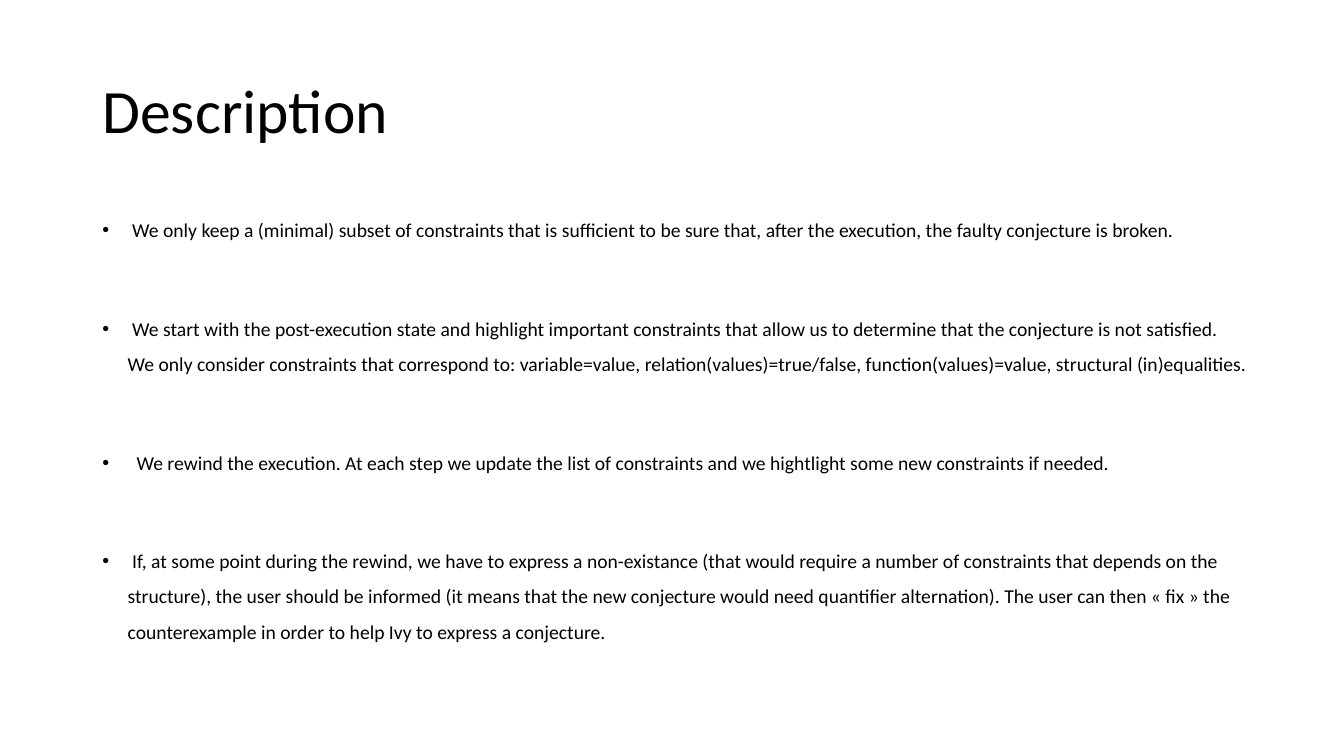
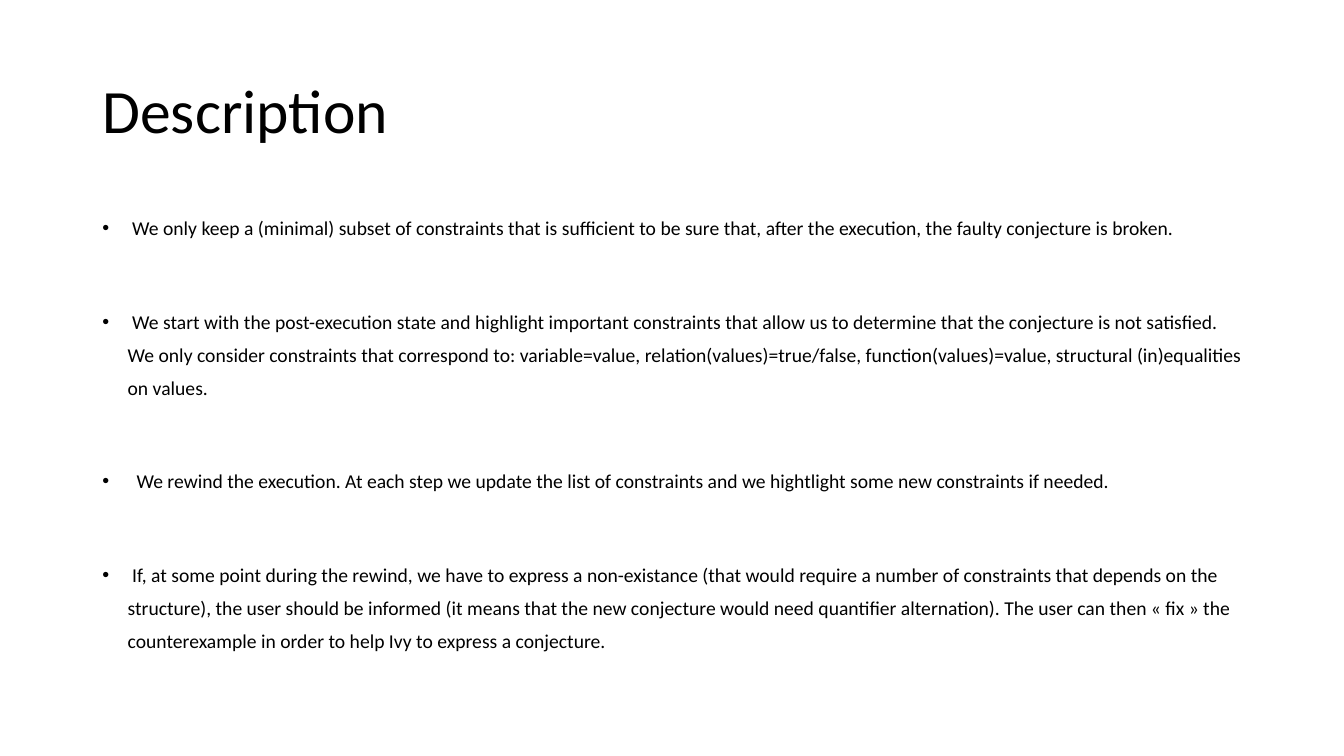
Before and after one commit to tjhance/ivy-research, a slide deck: slide 15 of invariant_synthesis/counterexample_generalization.pptx. Drawn at 1344x756 pixels with LibreOffice and Linux fonts; fonts in the diff are those of the drawing. Boxes give left, top, right and bottom in pixels: in the first picture for what was removed or moved away, otherwise in the second. Text is boxed around its words. In the diff, an @@ line names an element or a change of style, - is before the commit and + after.

```diff
--- a/invariant_synthesis/counterexample_generalization.pptx
+++ b/invariant_synthesis/counterexample_generalization.pptx
@@ text at (128,221,1230,652): line spacing 1.5 to 1.4 @@
@@ text at (128,315,1241,395): text changed @@
-• We start with the post-execution state and highlight important constraints that allow us to determine that the conjecture is not satisfied. We only consider constraints that correspond to: variable=value, relation(values)=true/false, function(values)=value, structural (in)equalities.
+• We start with the post-execution state and highlight important constraints that allow us to determine that the conjecture is not satisfied. We only consider constraints that correspond to: variable=value, relation(values)=true/false, function(values)=value, structural (in)equalities on values.
```
Also in this commit, not shown: 2 other slides changed, 1 slide added, 1 slide removed.
